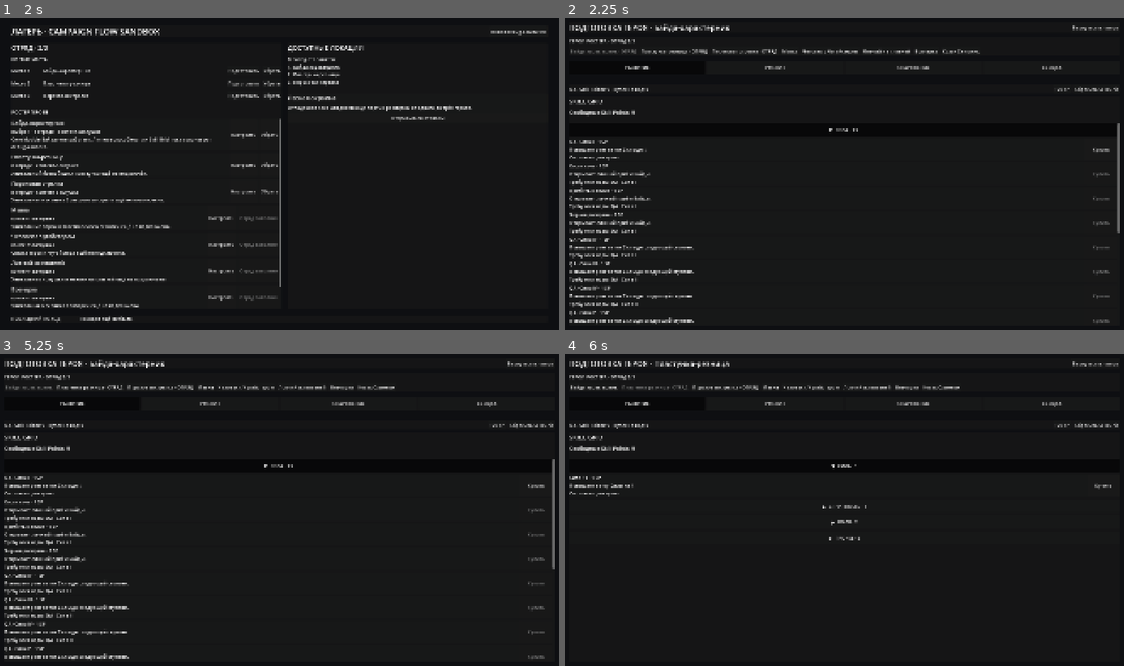
Above: before the commit, frames 1-4 (two rows, left to right).
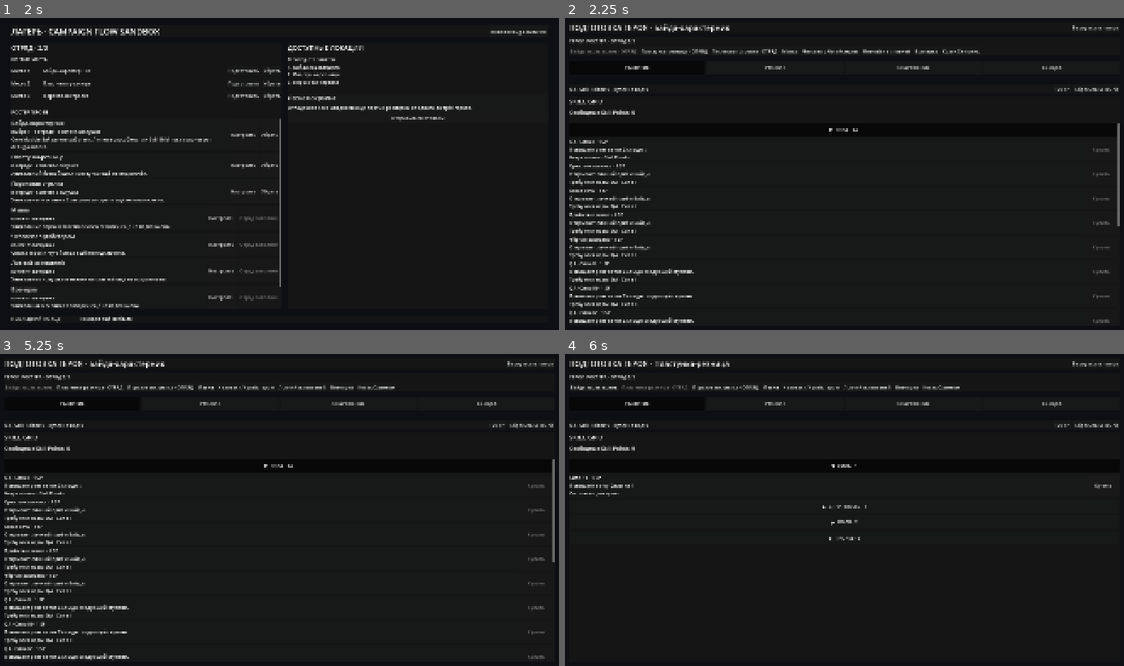
Above: after the commit, the same moments.

Repository: DanilNikolin/kleynod-steppe-frontier
Game: Godot game, scene res://scenes/campaign/campaign_sandbox.tscn
Same seed, same stepped clock (60 frames per second), same inputs: the game is played once before the commit and once after it.
Inputs:
- Up to frame 1 (2 s): click "Новая debug-кампания" at 0.5 s; click "Новая debug-кампания" at 1.25 s
- Up to frame 2 (2.25 s): click "Подготовить" at 2 s
- Up to frame 3 (5.25 s): click "Вернуться в лагерь" at 2.75 s; click "Убрать" at 3.5 s; click "Подготовить" at 4.25 s; click "Байда-характерник" at 5 s
- Up to frame 4 (6 s): click "Пластунка-резница · ОТРЯД" at 5.75 s

Frame 1 is identical in both runs. In frame 2, 0.5% of the frame differs, in the area x 0-100%, y 29-96%; in frame 3, 0.5%; in frame 4, nothing differs.

Commit message:
feat(hero): separate weapon primary ability and fallback attack, clean up Bayda starting progression

Diff:
--- /dev/null
+++ b/content/abilities/common/unarmed_strike.tres
@@ -0,0 +1,31 @@
+[gd_resource type="Resource" script_class="AbilityDefinition" format=3]
+
+[ext_resource type="Script" path="res://core/battle/abilities/ability_definition.gd" id="1_ability"]
+[ext_resource type="Script" path="res://core/battle/targeting/ability_targeting_definition.gd" id="2_targeting"]
+[ext_resource type="Script" path="res://core/battle/effects/battle_effect.gd" id="3_effect"]
+[ext_resource type="Script" path="res://core/battle/effects/damage_effect.gd" id="4_damage"]
+
+[sub_resource type="Resource" id="Resource_unarmed_damage"]
+script = ExtResource("4_damage")
+base_damage = 3
+crit_mode = 0
+effect_id = &"effect_unarmed_strike_damage"
+
+[sub_resource type="Resource" id="Resource_unarmed_targeting"]
+script = ExtResource("2_targeting")
+aim_offsets = Array[Vector2i]([
+	Vector2i(1, -1),
+	Vector2i(1, 0),
+	Vector2i(1, 1)
+])
+
+[resource]
+script = ExtResource("1_ability")
+ability_id = &"ability_unarmed_strike"
+display_name = "Безоружный удар"
+description = "Простой ближний удар, когда под рукой нет оружия."
+stamina_cost = 3
+targeting = SubResource("Resource_unarmed_targeting")
+effects = Array[ExtResource("3_effect")]([
+	SubResource("Resource_unarmed_damage")
+])
--- a/content/campaign/debug/debug_campaign_definition.tres
+++ b/content/campaign/debug/debug_campaign_definition.tres
@@ -18,11 +18,13 @@
 [ext_resource type="Resource" uid="uid://c2hec1sv54jsw" path="res://content/heroes/placeholders/placeholder_marsh_hunter.tres" id="16_hunter"]
 [ext_resource type="Resource" uid="uid://b5hdj25dtajbg" path="res://content/heroes/placeholders/placeholder_wolf_shepherd.tres" id="17_wolf"]
 [ext_resource type="Resource" uid="uid://btccdddagbvdd" path="res://content/heroes/placeholders/placeholder_cossack_schemonk.tres" id="18_schemonk"]
+[ext_resource type="Resource" path="res://content/heroes/bayda/bayda_starting_progression.tres" id="19_bayda_progression"]
+
 
 [sub_resource type="Resource" id="HeroBayda"]
 script = ExtResource("2_hero_state")
 hero_definition = ExtResource("11_bayda")
-progression_state = ExtResource("3_progression")
+progression_state = ExtResource("19_bayda_progression")
 is_placeholder_content = true
 roster_note = "Core Module Байды уже работает. Личные способности и Skill Grid пока используют debug-контент."
 
--- a/content/equipment/debug/debug_heavy_berdysh.tres
+++ b/content/equipment/debug/debug_heavy_berdysh.tres
@@ -10,4 +10,4 @@
 display_name = "Тяжёлая бердыш"
 description = "Двуручное оружие, занимающее оба оружейных слота."
 is_two_handed = true
-granted_abilities = Array[ExtResource("2_ability_script")]([ExtResource("3_ability")])
+primary_ability = ExtResource("3_ability")
--- a/content/equipment/debug/debug_old_sabre.tres
+++ b/content/equipment/debug/debug_old_sabre.tres
@@ -3,10 +3,14 @@
 [ext_resource type="Script" uid="uid://b12lvmi2lhigp" path="res://core/heroes/equipment/hero_equipment_item_definition.gd" id="1_item"]
 [ext_resource type="Script" uid="uid://dkivlbn8e06qo" path="res://core/battle/abilities/ability_definition.gd" id="2_ability_script"]
 [ext_resource type="Resource" uid="uid://dikrlb4gdl06f" path="res://content/abilities/debug/debug_rending_cut.tres" id="3_ability"]
+[ext_resource type="Resource" path="res://content/abilities/debug/debug_sabre_slash.tres" id="4_primary"]
 
 [resource]
 script = ExtResource("1_item")
 item_id = &"debug_old_sabre"
 display_name = "Старая сабля"
-description = "Одноручная сабля, открывающая дополнительный рубящий приём."
-granted_abilities = Array[ExtResource("2_ability_script")]([ExtResource("3_ability")])
+description = "Одноручная сабля. Даёт основной удар саблей и дополнительный рубящий приём."
+primary_ability = ExtResource("4_primary")
+granted_abilities = Array[ExtResource("2_ability_script")]([
+	ExtResource("3_ability")
+])
--- a/content/heroes/bayda/bayda_hero.tres
+++ b/content/heroes/bayda/bayda_hero.tres
@@ -5,8 +5,6 @@
 [ext_resource type="Resource" path="res://content/combatants/heroes/bayda/bayda_base_combatant.tres" id="3_combatant"]
 [ext_resource type="Resource" path="res://content/heroes/bayda/bayda_core_module.tres" id="4_core"]
 [ext_resource type="Resource" path="res://content/skill_grids/heroes/bayda/bayda_skill_grid_debug.tres" id="5_grid"]
-[ext_resource type="Resource" path="res://content/abilities/debug/debug_sabre_slash.tres" id="6_sabre"]
-[ext_resource type="Resource" path="res://content/abilities/debug/debug_spirit_mend.tres" id="7_mend"]
 [ext_resource type="Resource" path="res://content/abilities/heroes/bayda/bayda_blood_payment.tres" id="8_blood_payment"]
 [ext_resource type="Resource" path="res://content/abilities/heroes/bayda/bayda_gallows_hook.tres" id="9_gallows_hook"]
 [ext_resource type="Resource" path="res://content/abilities/heroes/bayda/bayda_grit_teeth.tres" id="10_grit_teeth"]
@@ -20,6 +18,7 @@
 [ext_resource type="Resource" path="res://content/abilities/heroes/bayda/bayda_answer_for_answer.tres" id="18_answer_for_answer"]
 [ext_resource type="Resource" path="res://content/abilities/heroes/bayda/bayda_hit_me_more.tres" id="19_hit_me_more"]
 [ext_resource type="Resource" path="res://content/abilities/heroes/bayda/bayda_last_word.tres" id="20_last_word"]
+[ext_resource type="Resource" path="res://content/abilities/common/unarmed_strike.tres" id="21_unarmed"]
 
 [resource]
 script = ExtResource("1_hero")
@@ -29,8 +28,22 @@
 base_combatant_definition = ExtResource("3_combatant")
 core_module = ExtResource("4_core")
 skill_grid = ExtResource("5_grid")
-personal_abilities = Array[ExtResource("2_ability")]([ExtResource("6_sabre"), ExtResource("8_blood_payment"), ExtResource("9_gallows_hook"), ExtResource("10_grit_teeth"), ExtResource("11_slanting_cut"), ExtResource("12_pin_down"), ExtResource("13_black_massacre"), ExtResource("14_open_vein"), ExtResource("15_palisade"), ExtResource("16_without_looking_back"), ExtResource("17_do_not_bend"), ExtResource("18_answer_for_answer"), ExtResource("19_hit_me_more"), ExtResource("20_last_word"), ExtResource("7_mend")])
-starting_known_ability_ids = Array[StringName]([&"ability_sabre_slash", &"ability_bayda_blood_payment", &"ability_bayda_gallows_hook", &"ability_bayda_grit_teeth"])
-default_ability_id = &"ability_sabre_slash"
+fallback_ability = ExtResource("21_unarmed")
+personal_abilities = Array[ExtResource("2_ability")]([
+	ExtResource("8_blood_payment"),
+	ExtResource("9_gallows_hook"),
+	ExtResource("10_grit_teeth"),
+	ExtResource("11_slanting_cut"),
+	ExtResource("12_pin_down"),
+	ExtResource("13_black_massacre"),
+	ExtResource("14_open_vein"),
+	ExtResource("15_palisade"),
+	ExtResource("16_without_looking_back"),
+	ExtResource("17_do_not_bend"),
+	ExtResource("18_answer_for_answer"),
+	ExtResource("19_hit_me_more"),
+	ExtResource("20_last_word")
+])
+starting_known_ability_ids = Array[StringName]([])
 starting_active_slot_count = 4
 maximum_active_slot_count = 6
--- /dev/null
+++ b/content/heroes/bayda/bayda_starting_progression.tres
@@ -0,0 +1,8 @@
+[gd_resource type="Resource" script_class="HeroProgressionState" format=3]
+
+[ext_resource type="Script" path="res://core/heroes/hero_progression_state.gd" id="1_progression"]
+
+[resource]
+script = ExtResource("1_progression")
+level = 1
+unspent_skill_points = 0
--- a/content/skill_grids/heroes/bayda/bayda_skill_grid_debug.tres
+++ b/content/skill_grids/heroes/bayda/bayda_skill_grid_debug.tres
@@ -2,7 +2,6 @@
 
 [ext_resource type="Script" path="res://core/heroes/skill_grid/skill_grid_definition.gd" id="1_grid"]
 [ext_resource type="Script" path="res://core/heroes/skill_grid/skill_grid_node_definition.gd" id="2_node"]
-[ext_resource type="Resource" path="res://content/abilities/debug/debug_spirit_mend.tres" id="3_mend"]
 [ext_resource type="Resource" path="res://content/abilities/heroes/bayda/bayda_slanting_cut.tres" id="4_slanting_cut"]
 [ext_resource type="Resource" path="res://content/abilities/heroes/bayda/bayda_pin_down.tres" id="5_pin_down"]
 [ext_resource type="Resource" path="res://content/abilities/heroes/bayda/bayda_black_massacre.tres" id="6_black_massacre"]
@@ -13,6 +12,9 @@
 [ext_resource type="Resource" path="res://content/abilities/heroes/bayda/bayda_answer_for_answer.tres" id="11_answer_for_answer"]
 [ext_resource type="Resource" path="res://content/abilities/heroes/bayda/bayda_hit_me_more.tres" id="12_hit_me_more"]
 [ext_resource type="Resource" path="res://content/abilities/heroes/bayda/bayda_last_word.tres" id="13_last_word"]
+[ext_resource type="Resource" path="res://content/abilities/heroes/bayda/bayda_gallows_hook.tres" id="21_gallows_hook"]
+[ext_resource type="Resource" path="res://content/abilities/heroes/bayda/bayda_blood_payment.tres" id="22_blood_payment"]
+[ext_resource type="Resource" path="res://content/abilities/heroes/bayda/bayda_grit_teeth.tres" id="23_grit_teeth"]
 
 [sub_resource type="Resource" id="Node_strength_1"]
 script = ExtResource("2_node")
@@ -35,6 +37,40 @@
 description = "Повышает ранг ветки Воли до I."
 branch = 3
 
+[sub_resource type="Resource" id="Node_learn_gallows_hook"]
+script = ExtResource("2_node")
+node_id = &"node_bayda_learn_gallows_hook"
+display_name = "Крюк висельника"
+description = "Открывает личный приём Байды."
+node_type = 1
+prerequisite_node_ids = Array[StringName]([
+	&"node_debug_strength_1"
+])
+granted_ability = ExtResource("21_gallows_hook")
+
+[sub_resource type="Resource" id="Node_learn_blood_payment"]
+script = ExtResource("2_node")
+node_id = &"node_bayda_learn_blood_payment"
+display_name = "Кровью заплатить"
+description = "Открывает личный приём Байды."
+node_type = 1
+prerequisite_node_ids = Array[StringName]([
+	&"node_debug_agility_1"
+])
+granted_ability = ExtResource("22_blood_payment")
+
+[sub_resource type="Resource" id="Node_learn_grit_teeth"]
+script = ExtResource("2_node")
+node_id = &"node_bayda_learn_grit_teeth"
+display_name = "Стиснуть зубы"
+description = "Открывает личный приём Байды."
+node_type = 1
+prerequisite_node_ids = Array[StringName]([
+	&"node_debug_spirit_1"
+])
+granted_ability = ExtResource("23_grit_teeth")
+
+
 [sub_resource type="Resource" id="Node_learn_slanting_cut"]
 script = ExtResource("2_node")
 node_id = &"node_bayda_learn_slanting_cut"
@@ -124,15 +160,6 @@
 node_type = 1
 prerequisite_node_ids = Array[StringName]([&"node_debug_spirit_1"])
 granted_ability = ExtResource("13_last_word")
-
-[sub_resource type="Resource" id="Node_learn_mend"]
-script = ExtResource("2_node")
-node_id = &"node_debug_learn_spirit_mend"
-display_name = "Духовное восстановление"
-description = "Открывает личный приём."
-node_type = 1
-prerequisite_node_ids = Array[StringName]([&"node_debug_spirit_1"])
-granted_ability = ExtResource("3_mend")
 
 [sub_resource type="Resource" id="Node_active_slot"]
 script = ExtResource("2_node")
@@ -400,4 +427,4 @@
 script = ExtResource("1_grid")
 grid_id = &"skill_grid_bayda_debug"
 display_name = "Временная сетка Байды"
-nodes = Array[ExtResource("2_node")]([SubResource("Node_strength_1"), SubResource("Node_agility_1"), SubResource("Node_spirit_1"), SubResource("Node_learn_slanting_cut"), SubResource("Node_learn_pin_down"), SubResource("Node_learn_black_massacre"), SubResource("Node_learn_open_vein"), SubResource("Node_learn_palisade"), SubResource("Node_learn_without_looking_back"), SubResource("Node_learn_do_not_bend"), SubResource("Node_learn_answer_for_answer"), SubResource("Node_learn_hit_me_more"), SubResource("Node_learn_last_word"), SubResource("Node_learn_mend"), SubResource("Node_active_slot"), Su …(1042 unchanged characters)…
+nodes = Array[ExtResource("2_node")]([SubResource("Node_strength_1"), SubResource("Node_agility_1"), SubResource("Node_spirit_1"), SubResource("Node_learn_gallows_hook"), SubResource("Node_learn_blood_payment"), SubResource("Node_learn_grit_teeth"), SubResource("Node_learn_slanting_cut"), SubResource("Node_learn_pin_down"), SubResource("Node_learn_black_massacre"), SubResource("Node_learn_open_vein"), SubResource("Node_learn_palisade"), SubResource("Node_learn_without_looking_back"), SubResource("Node_learn_do_not_bend"), SubResource("Node_learn_answer_for_answer"), SubResource("Node_learn_hit_me_more"), SubResource("Node_learn_last_word"), SubResource("Node_active_slot"), Su …(1042 unchanged characters)…
--- a/core/heroes/builds/hero_battle_build_resolver.gd
+++ b/core/heroes/builds/hero_battle_build_resolver.gd
@@ -173,15 +173,16 @@
 		)
 	)
 
-	if selected_ability_ids.is_empty():
-		return null
-
 	if selected_ability_ids.size() > active_slot_count:
 		return null
 
-	if not selected_ability_ids.has(
-		hero.default_ability_id
-	):
+	var basic_ability := _resolve_basic_ability(
+		hero,
+		equipment_resolution,
+		selected_ability_ids
+	)
+
+	if basic_ability == null:
 		return null
 
 	var unresolved_loadout := (
@@ -199,10 +200,18 @@
 	)
 
 	unresolved_loadout.default_ability_id = (
-		hero.default_ability_id
+		basic_ability.ability_id
 	)
 
 	var added_ability_ids: Dictionary = {}
+
+	added_ability_ids[
+		basic_ability.ability_id
+	] = true
+
+	unresolved_loadout.abilities.append(
+		basic_ability
+	)
 
 	for ability_id in selected_ability_ids:
 		if not known_ability_ids.has(
@@ -325,12 +334,24 @@
 			ability_id
 		)
 
+	if equipment_resolution.primary_ability != null:
+		result.equipment_ability_ids.append(
+			equipment_resolution
+				.primary_ability
+				.ability_id
+		)
+
 	for ability in (
 		equipment_resolution.granted_abilities
 	):
 		if ability == null:
 			continue
 
+		if result.equipment_ability_ids.has(
+			ability.ability_id
+		):
+			continue
+
 		result.equipment_ability_ids.append(
 			ability.ability_id
 		)
@@ -353,6 +374,41 @@
 		)
 
 	return result
+
+
+func _resolve_basic_ability(
+	hero: HeroDefinition,
+	equipment_resolution: HeroEquipmentResolution,
+	selected_personal_ability_ids: Array[StringName]
+) -> AbilityDefinition:
+	if (
+		equipment_resolution != null
+		and equipment_resolution.primary_ability != null
+	):
+		return equipment_resolution.primary_ability
+
+	if (
+		hero != null
+		and hero.fallback_ability != null
+	):
+		return hero.fallback_ability
+
+	## Legacy compatibility для старых
+	## debug/placeholder HeroDefinition.
+	if (
+		hero == null
+		or hero.default_ability_id == &""
+	):
+		return null
+
+	if not selected_personal_ability_ids.has(
+		hero.default_ability_id
+	):
+		return null
+
+	return hero.get_personal_ability(
+		hero.default_ability_id
+	)
 
 
 func _get_selected_ability_ids(
--- a/core/heroes/equipment/hero_equipment_item_definition.gd
+++ b/core/heroes/equipment/hero_equipment_item_definition.gd
@@ -44,6 +44,14 @@
 
 
 @export_group("Abilities")
+
+## Основной приём оружия.
+## Если оружие экипировано, он заменяет
+## fallback-атаку героя.
+##
+## Не занимает личный активный слот.
+@export
+var primary_ability: AbilityDefinition
 
 ## Предмет может давать от нуля до двух активных способностей.
 ## Они не занимают личные активные слоты героя.
@@ -101,6 +109,26 @@
 
 	var used_ability_ids: Dictionary = {}
 
+	if primary_ability != null:
+		if category != Category.WEAPON:
+			errors.append(
+				"Only weapons can define "
+				+ "a primary ability."
+			)
+
+		for ability_error in (
+			primary_ability.get_validation_errors()
+		):
+			errors.append(
+				"Primary ability: %s"
+				% ability_error
+			)
+
+		if primary_ability.ability_id != &"":
+			used_ability_ids[
+				primary_ability.ability_id
+			] = true
+
 	for ability_index in range(
 		granted_abilities.size()
 	):
--- a/core/heroes/equipment/hero_equipment_resolution.gd
+++ b/core/heroes/equipment/hero_equipment_resolution.gd
@@ -8,4 +8,5 @@
 var stat_bonuses := HeroBuildStatBonuses.new()
 
 var equipped_items: Array[HeroEquipmentItemInstance] = []
+var primary_ability: AbilityDefinition
 var granted_abilities: Array[AbilityDefinition] = []
--- a/core/heroes/equipment/hero_equipment_resolver.gd
+++ b/core/heroes/equipment/hero_equipment_resolver.gd
@@ -30,6 +30,33 @@
 		if item == null:
 			continue
 
+		var definition := item.definition
+
+		if definition == null:
+			continue
+
+		if (
+			result.primary_ability == null
+			and (
+				slot
+				== HeroEquipmentState.Slot.WEAPON_1
+				or slot
+				== HeroEquipmentState.Slot.WEAPON_2
+			)
+			and definition.primary_ability != null
+		):
+			result.primary_ability = (
+				definition.primary_ability
+			)
+
+			if (
+				result.primary_ability.ability_id
+				!= &""
+			):
+				used_ability_ids[
+					result.primary_ability.ability_id
+				] = true
+
 		if used_instance_ids.has(
 			item.instance_id
 		):
@@ -42,8 +69,6 @@
 		result.equipped_items.append(
 			item
 		)
-
-		var definition := item.definition
 
 		if definition.stat_bonuses != null:
 			result.stat_bonuses.add_from(
--- a/core/heroes/hero_definition.gd
+++ b/core/heroes/hero_definition.gd
@@ -33,6 +33,15 @@
 var skill_grid: SkillGridDefinition
 
 
+@export_group("Basic Ability")
+
+## Слабая базовая атака героя, используемая,
+## если экипированное оружие не предоставляет
+## собственный основной приём.
+@export
+var fallback_ability: AbilityDefinition
+
+
 @export_group("Personal Abilities")
 
 @export
@@ -41,6 +50,8 @@
 @export
 var starting_known_ability_ids: Array[StringName] = []
 
+## Legacy compatibility для старых debug-героев.
+## Новые HeroDefinition должны использовать fallback_ability.
 @export
 var default_ability_id: StringName = &""
 
@@ -192,18 +203,39 @@
 			ability_id
 		] = true
 
-	if default_ability_id == &"":
-		errors.append(
-			"Hero default ability ID is empty."
-		)
-
-	elif not used_starting_ids.has(
-		default_ability_id
-	):
-		errors.append(
-			"Hero default ability must be "
-			+"known at the start."
-		)
+	if fallback_ability != null:
+		if not fallback_ability.is_valid_definition():
+			errors.append(
+				"Hero fallback ability is invalid."
+			)
+
+		if personal_ability_ids.has(
+			fallback_ability.ability_id
+		):
+			errors.append(
+				"Hero fallback ability cannot also "
+				+ "be a personal ability."
+			)
+
+		if default_ability_id != &"":
+			errors.append(
+				"Hero with fallback ability cannot "
+				+ "also define a legacy default ability."
+			)
+
+	else:
+		if default_ability_id == &"":
+			errors.append(
+				"Hero fallback ability is not assigned."
+			)
+
+		elif not used_starting_ids.has(
+			default_ability_id
+		):
+			errors.append(
+				"Legacy hero default ability must be "
+				+ "known at the start."
+			)
 
 	if starting_active_slot_count <= 0:
 		errors.append(
--- a/core/heroes/loadouts/hero_personal_loadout_service.gd
+++ b/core/heroes/loadouts/hero_personal_loadout_service.gd
@@ -387,7 +387,12 @@
 
 		return result
 
-	if ability_id == hero.default_ability_id:
+	## Только старые debug-герои ещё держат
+	## default ability внутри personal loadout.
+	if (
+		hero.fallback_ability == null
+		and ability_id == hero.default_ability_id
+	):
 		result.failure_code = (
 			FAILURE_DEFAULT_ABILITY_REQUIRED
 		)
@@ -493,8 +498,11 @@
 	if selected_ability_ids.size() > active_slot_count:
 		return FAILURE_INVALID_CURRENT_LOADOUT
 
-	if not selected_ability_ids.has(
-		hero.default_ability_id
+	if (
+		hero.fallback_ability == null
+		and not selected_ability_ids.has(
+			hero.default_ability_id
+		)
 	):
 		return FAILURE_INVALID_CURRENT_LOADOUT
 
--- a/presentation/campaign/hero_preparation/hero_loadout_panel.gd
+++ b/presentation/campaign/hero_preparation/hero_loadout_panel.gd
@@ -170,8 +170,9 @@
 
 	elif is_selected:
 		if (
-			ability.ability_id
-			== hero_definition.default_ability_id
+			hero_definition.fallback_ability == null
+			and ability.ability_id
+				== hero_definition.default_ability_id
 		):
 			action_button.text = "Обязательный"
 			action_button.disabled = true
@@ -235,7 +236,8 @@
 		return "Состояние: не изучено"
 
 	if (
-		is_selected
+		hero_definition.fallback_ability == null
+		and is_selected
 		and ability.ability_id
 			== hero_definition.default_ability_id
 	):
